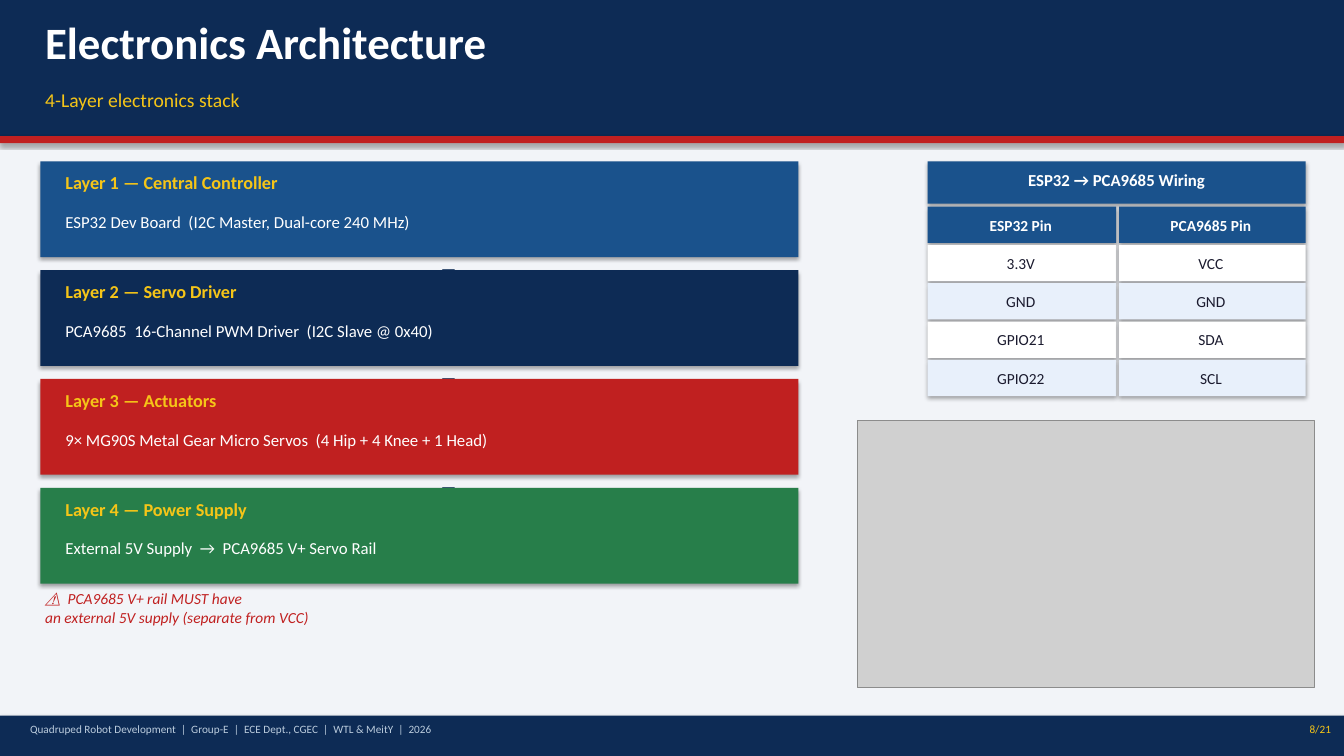
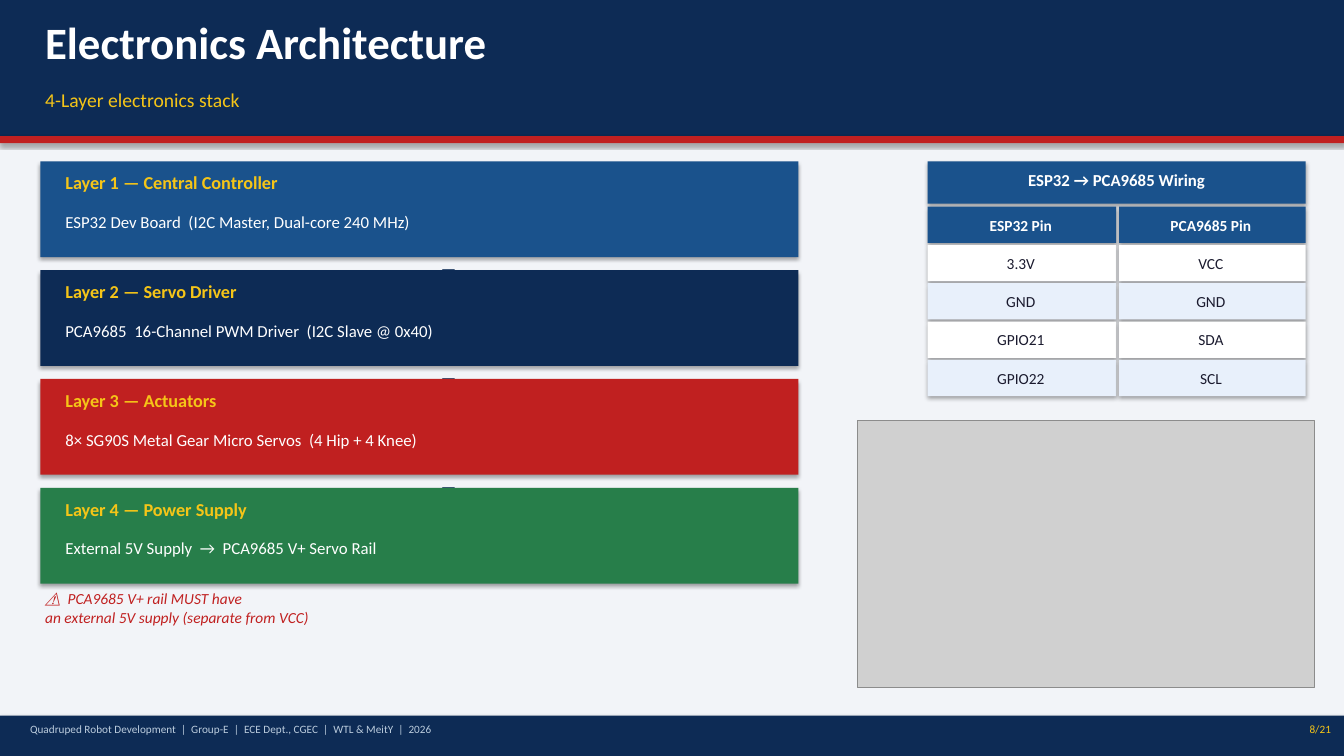
Before and after one commit to Biraj2004/3D-QuadrupedBot-Report, a slide deck: slide 8 of Quadruped_Robot_Presentation.pptx. Drawn at 1344x756 pixels with LibreOffice and Linux fonts; fonts in the diff are those of the drawing; grey boxes stand for pictures. Boxes give left, top, right and bottom in pixels: in the first picture for what was removed or moved away, otherwise in the second. Text is boxed around its words. In the diff, an @@ line names an element or a change of style, - is before the commit and + after.

Commit message:
fix(3D_REPORT): correct material specifications and remove head rotation references
- Change PLA+ references to PLA for core structural components
- Change PETG references to ABS for leg components and engineering filaments
- Remove CH8 head servo channel from servo mapping and wiring diagram
- Remove head rotation DOF reference from project objectives
- Remove head servo mount from core plate specifications
- Update robot top-view diagram to remove head servo positioning
- Correct spacing and formatting inconsistencies throughout document
- Align material specifications with actual fabrication approach

```diff
--- a/Quadruped_Robot_Presentation.pptx
+++ b/Quadruped_Robot_Presentation.pptx
@@ text at [65,434,417,449]: text changed @@
-9× MG90S Metal Gear Micro Servos (4 Hip + 4 Knee + 1 Head)
+8× SG90S Metal Gear Micro Servos (4 Hip + 4 Knee)
```
Also in this commit, not shown: 13 other slides changed, 1 other file.
